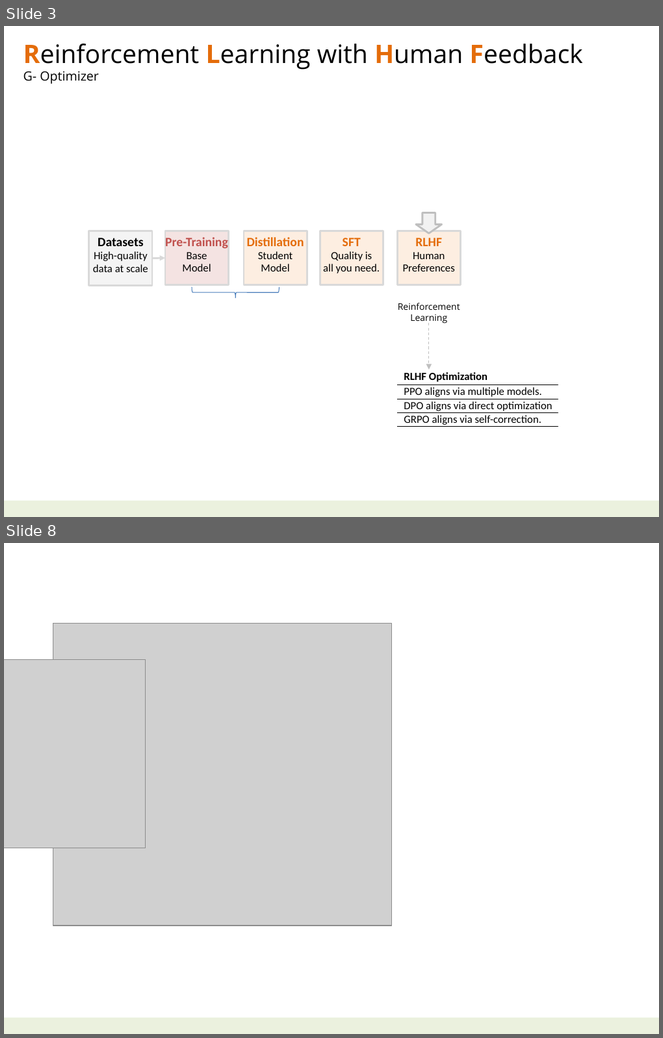
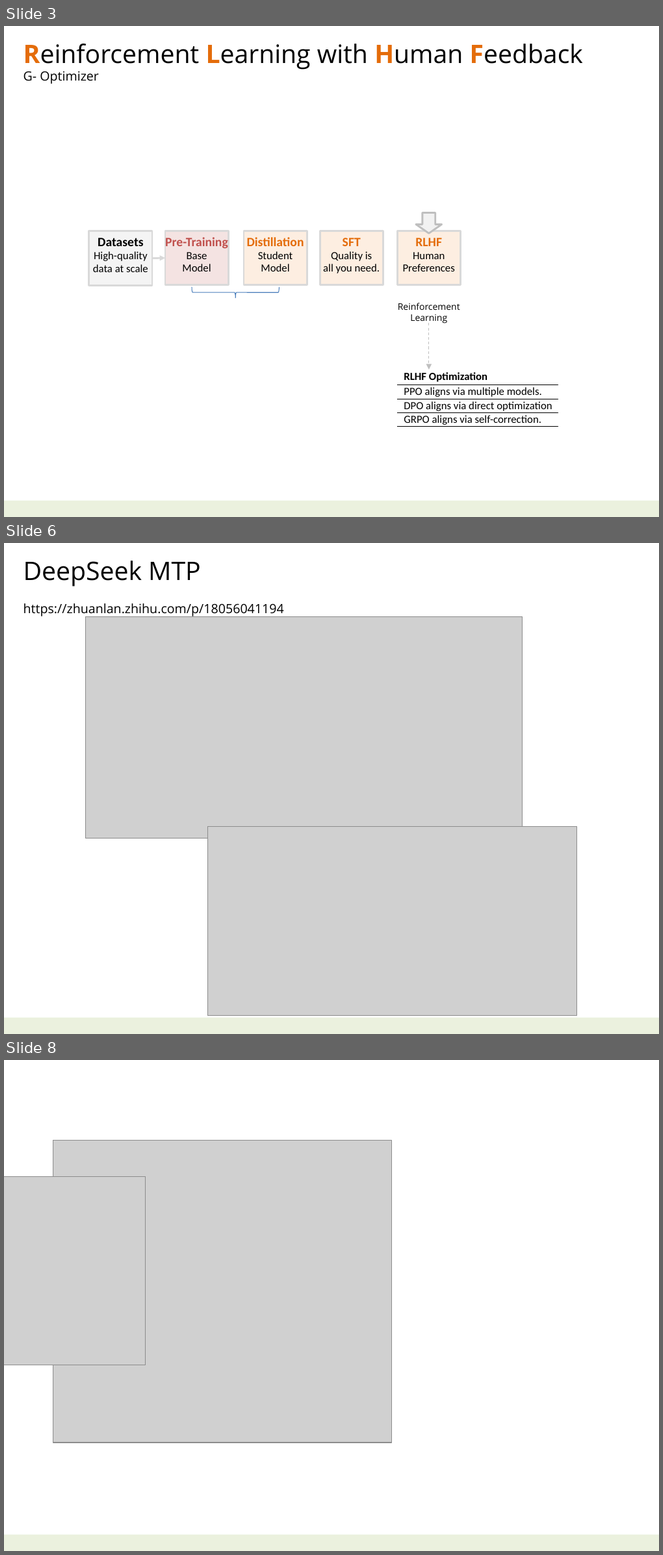
Before and after one commit to navibator/crazy-ai, a slide deck: ai-seepseek.pptx. Shown one above the other, each under a label of ours: slides 3 and 8 before the commit, slides 3, 6 and 8 after it; the slides between them are not shown. The pictures are 663x1038 and 663x1555 pixels, drawn with LibreOffice and Linux fonts; fonts in the diff are those of the drawing; grey boxes stand for pictures. Boxes give left, top, right and bottom in pixels: in the first picture for what was removed or moved away, otherwise in the second. Text is boxed around its words. In the diff, an @@ line names an element or a change of style, - is before the commit and + after.

```diff
--- a/ai-seepseek.pptx
+++ b/ai-seepseek.pptx
@@ slide 6 added at (4,543,659,1034), background #FFFFFF; not listed: 1 template element that a slide beside it also shows @@
@@ text added at (24,561,284,617), 14 pt, text #000000 @@
+DeepSeek MTP
+https://zhuanlan.zhihu.com/p/18056041194
@@ picture added at (86,616,522,838) @@
@@ picture added at (207,826,577,1016) @@
```
Also in this commit, not shown: 3 slides changed, 6 other slides added, 6 slides removed, 2 other files.
